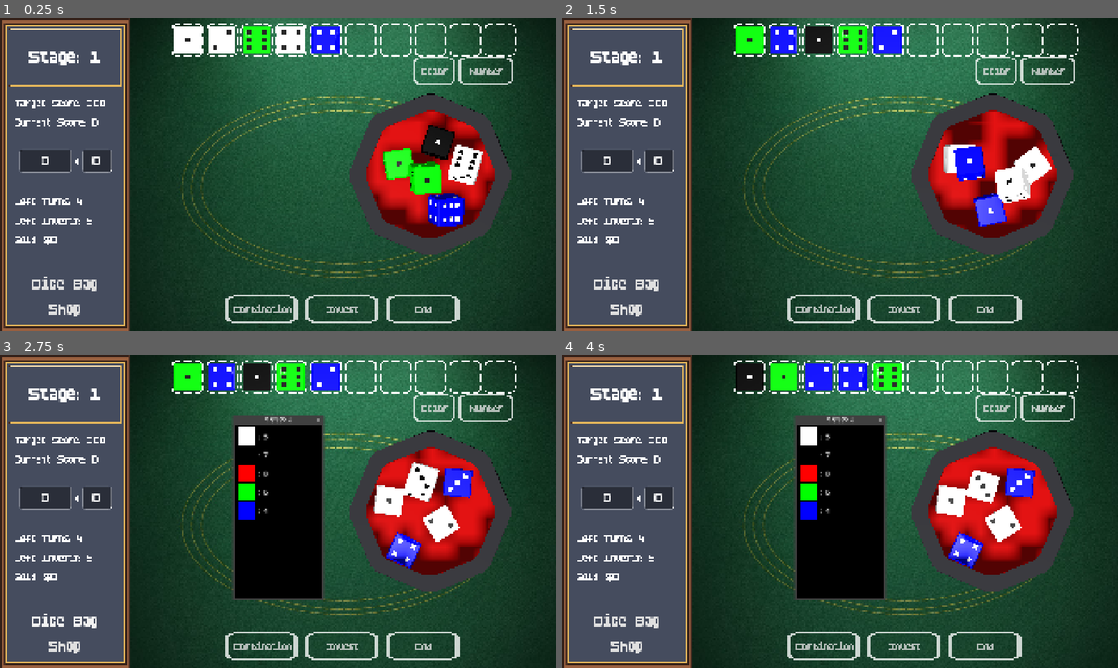
Above: before the commit, frames 1-4 (two rows, left to right).
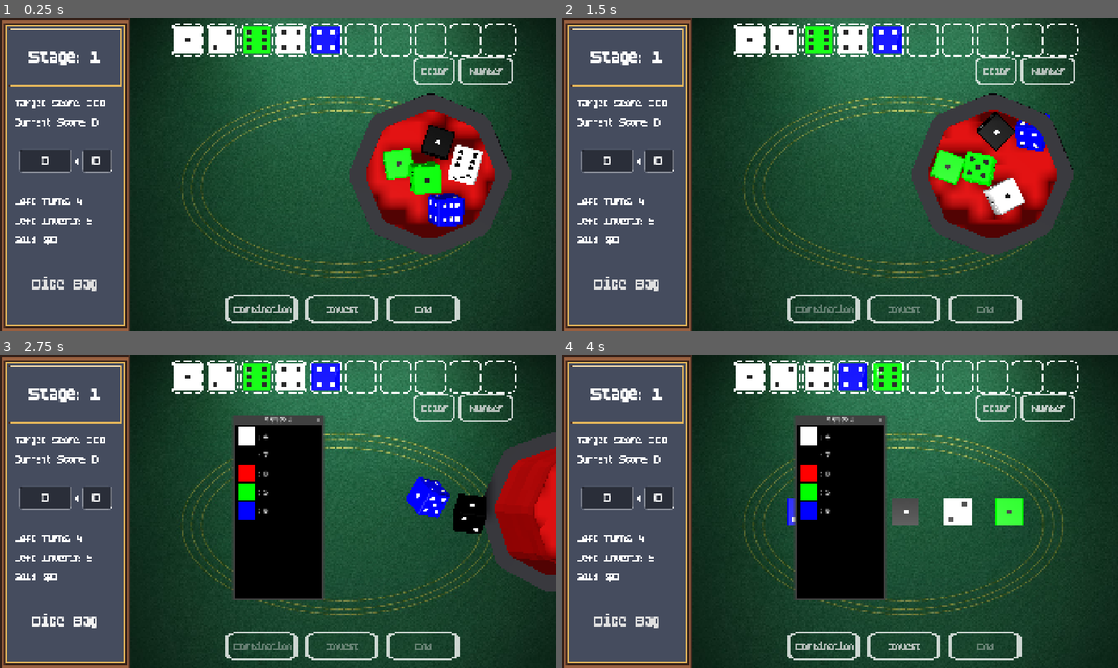
Above: after the commit, the same moments.

Repository: SangHyung-Jung/ColorDiceRollGame
Game: Godot game, scene res://main_screen.tscn
Two runs of this game, one before a commit and one after it. Both use one fixed random seed, a clock stepped at 60 frames per second and the inputs below.
Inputs (mouse positions are in pixels of both pictures, inside the frame that each line leads up to):
- Up to frame 1 (0.25 s): no input
- Up to frame 2 (1.5 s): click (628, 309) at 0.5 s, where only the run before the commit has a clickable "Shop"; click (712, 27) at 1.25 s, where only the run before the commit has a clickable "Back"
- Up to frame 3 (2.75 s): click "Dice Bag" at 2 s
- Up to frame 4 (4 s): click "Color" at 2.75 s; click "Number" at 3.5 s

The runs differ from the first frame. In frame 1, 0.1% of the frame differs, in the area x 8-15%, y 91-96%; in frame 2, 6.8%; in frame 3, 17%, in the area x 8-100%, y 2-96%; in frame 4, 13%.

Commit message:
add shop system between rounds, add joker prices

Diff:
--- a/main_screen.gd
+++ b/main_screen.gd
@@ -21,7 +21,6 @@
 @onready var invests_left_label: Label = $MainLayout/InfoPanel/Panel/VBoxContainer/InvestsLeftLabel
 @onready var gold_label: Label = $MainLayout/InfoPanel/Panel/VBoxContainer/GoldLabel
 @onready var view_dice_bag_button: Button = $MainLayout/InfoPanel/Panel/VBoxContainer/ViewDiceBagButton
-@onready var shop_button: Button = $MainLayout/InfoPanel/Panel/VBoxContainer/ShopButton
 @onready var submit_button: Button = $MainLayout/GameArea/InteractionUI/HBoxContainer/TextureRect/SubmitButton
 @onready var invest_button: Button = $MainLayout/GameArea/InteractionUI/HBoxContainer/TextureRect2/InvestButton
 @onready var turn_end_button: Button = $MainLayout/GameArea/InteractionUI/HBoxContainer/TextureRect3/TurnEndButton
@@ -294,7 +293,6 @@
 	invest_button.pressed.connect(_on_invest_pressed)
 	turn_end_button.pressed.connect(_on_turn_end_pressed)
 	view_dice_bag_button.pressed.connect(_on_view_dice_bag_pressed)
-	shop_button.pressed.connect(_on_shop_button_pressed)
 	sort_by_color_button.pressed.connect(_on_sort_by_color_pressed)
 	sort_by_number_button.pressed.connect(_on_sort_by_number_pressed)
 	#rolling_area.gui_input.connect(_on_rolling_area_gui_input)
@@ -549,9 +547,6 @@
 	dice_bag_popup.update_counts(game_manager.bag)
 	dice_bag_popup.show()
 
-func _on_shop_button_pressed() -> void:
-	get_tree().change_scene_to_file("res://shop_screen.tscn")
-
 func _on_sort_by_color_pressed() -> void:
 	if invested_dice_nodes.is_empty():
 		return
@@ -639,7 +634,7 @@
 	round_clear_popup.popup_centered()
 
 func _on_round_clear_popup_continue_pressed() -> void:
-	StageManager.advance_to_next_round()
+	get_tree().change_scene_to_file("res://shop_screen.tscn")
 
 func _on_stage_manager_round_advanced(new_stage: int, new_round: int) -> void:
 	# 1. 새 라운드를 위해 ScoreManager의 점수 초기화
--- a/main_screen.tscn
+++ b/main_screen.tscn
@@ -196,17 +196,6 @@
 theme_override_styles/normal = SubResource("StyleBoxEmpty_transparent")
 text = "Dice Bag"
 
-[node name="ShopButton" type="Button" parent="MainLayout/InfoPanel/Panel/VBoxContainer"]
-layout_mode = 2
-theme_override_fonts/font = ExtResource("3_7a4el")
-theme_override_font_sizes/font_size = 60
-theme_override_styles/focus = SubResource("StyleBoxEmpty_transparent")
-theme_override_styles/disabled = SubResource("StyleBoxEmpty_transparent")
-theme_override_styles/hover = SubResource("StyleBoxEmpty_transparent")
-theme_override_styles/pressed = SubResource("StyleBoxEmpty_transparent")
-theme_override_styles/normal = SubResource("StyleBoxEmpty_transparent")
-text = "Shop"
-
 [node name="GameArea" type="Control" parent="MainLayout"]
 layout_mode = 2
 size_flags_horizontal = 3
--- a/scripts/components/joker_shop_item.gd
+++ b/scripts/components/joker_shop_item.gd
@@ -30,5 +30,14 @@
 	#         buy_button.disabled = false
 
 func _on_buy_button_pressed():
-	# 구매 로직 구현
-	print("Buying: ", name_label.text)
+	var price = joker_info.get("Price", 999)
+	if Main.gold >= price:
+		Main.gold -= price
+		print("Bought: %s for $%d. Remaining Gold: $%d" % [name_label.text, price, Main.gold])
+		# 구매 후 버튼 비활성화 또는 상태 변경
+		buy_button.disabled = true
+		buy_button.text = "Owned"
+		# 골드 UI 업데이트를 위해 상위에 시그널을 보낼 수 있습니다.
+		# emit_signal("item_purchased")
+	else:
+		print("Not enough gold to buy %s. Need $%d, have $%d" % [name_label.text, price, Main.gold])
--- a/shop_screen.gd
+++ b/shop_screen.gd
@@ -3,17 +3,15 @@
 
 # UI 노드 참조
 @onready var joker_grid_container: GridContainer = $MainLayout/GameArea/ScrollContainer/JokerGridContainer
-@onready var back_button: Button = $MainLayout/GameArea/ShopHeader/BackButton
+@onready var next_round_button: Button = $MainLayout/GameArea/ShopHeader/NextRoundButton
 
 # 리소스 로드
 const JokerShopItemScene = preload("res://scenes/components/joker_shop_item.tscn")
 
 
 func _ready() -> void:
-	# 이전에 있던 게임 로직은 모두 제거하고 상점 로직에 집중합니다.
-
-	# 뒤로가기 버튼 시그널 연결
-	back_button.pressed.connect(_on_back_button_pressed)
+	# 다음 라운드 시작 버튼 시그널 연결
+	next_round_button.pressed.connect(_on_next_round_button_pressed)
 
 	# 상점 아이템 채우기
 	_populate_shop_items()
@@ -37,6 +35,7 @@
 		joker_item.joker_info = joker_info # 데이터를 먼저 할당합니다.
 		joker_grid_container.add_child(joker_item) # 그 다음에 씬 트리에 추가합니다.
 
-## 뒤로가기 버튼을 누르면 메인 화면으로 돌아갑니다.
-func _on_back_button_pressed() -> void:
+## '다음 라운드' 버튼을 누르면 다음 라운드 상태로 설정하고 메인 게임 화면으로 돌아갑니다.
+func _on_next_round_button_pressed() -> void:
+	StageManager.advance_to_next_round()
 	get_tree().change_scene_to_file("res://main_screen.tscn")
--- a/shop_screen.tscn
+++ b/shop_screen.tscn
@@ -125,12 +125,12 @@
 theme_override_constants/separation = 10
 alignment = 1
 
-[node name="BackButton" type="Button" parent="MainLayout/GameArea/ShopHeader"]
+[node name="NextRoundButton" type="Button" parent="MainLayout/GameArea/ShopHeader"]
 custom_minimum_size = Vector2(150, 60)
 layout_mode = 2
 theme_override_fonts/font = ExtResource("3_7a4el")
 theme_override_font_sizes/font_size = 40
-text = "Back"
+text = "Next Round"
 
 [node name="Title" type="Label" parent="MainLayout/GameArea/ShopHeader"]
 layout_mode = 2
Not shown, added: game_flow_update_plan.md
